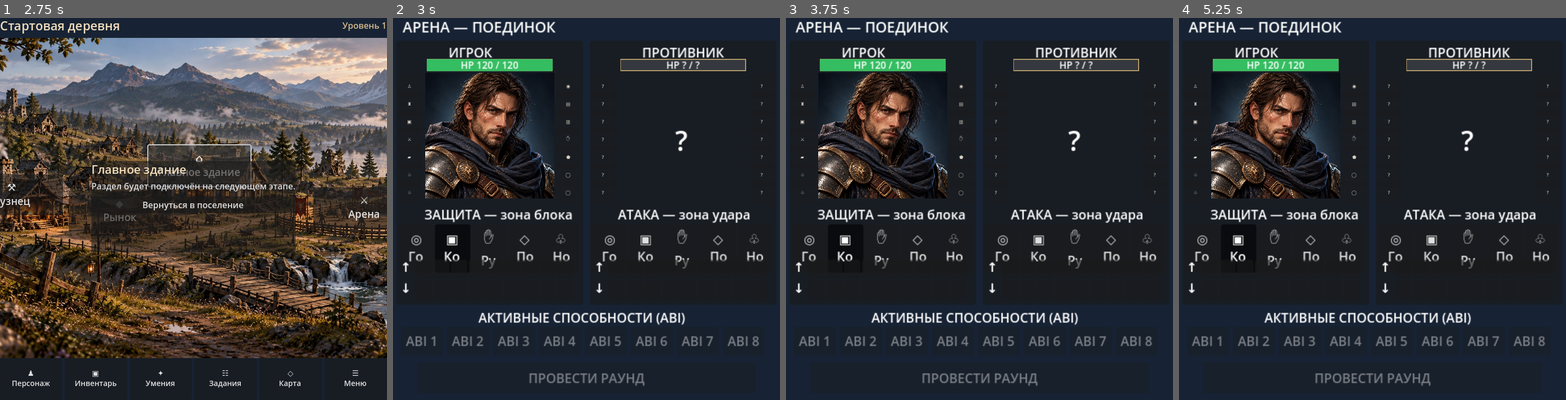
Above: before the commit, frames 1-4 (left to right).
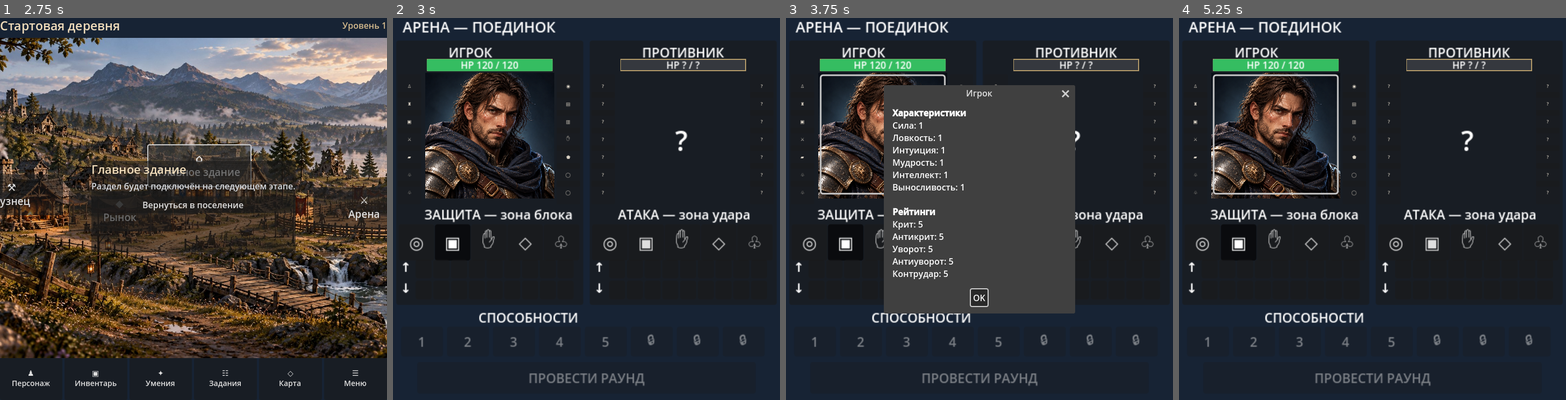
Above: after the commit, the same moments.

Repository: Archoniou1987/Battle-of-Artheon
Game: Godot game, scene res://scenes/main/main.tscn
Two runs of this game, one before a commit and one after it. Both use one fixed random seed, a clock stepped at 60 frames per second and the inputs below.
Inputs (mouse positions are in pixels of both pictures, inside the frame that each line leads up to):
- Up to frame 1 (2.75 s): click "⚒ Кузнец" at 0.5 s; click "◆ Рынок" at 1.25 s; click "⌂ Главное здание" at 2 s
- Up to frame 2 (3 s): click "⚔ Арена" at 2.75 s
- Up to frame 3 (3.75 s): click (882, 132) at 3.52 s
- Up to frame 4 (5.25 s): click (1469, 132) at 4.27 s; click (1372, 296) at 5 s, where only the run after the commit has a clickable "OK"

Frame 1 is identical in both runs. In frame 2, 3.2% of the frame differs, in the area x 3-96%, y 55-87%; in frame 3, 32%, in the area x 3-96%, y 14-87%; in frame 4, 4.0%.

Commit message:
Batch arena UI: five ABI slots, fighter rating popups and side-by-side effect tabs

Diff:
--- a/ui/arena/arena_screen.gd
+++ b/ui/arena/arena_screen.gd
@@ -34,6 +34,14 @@
 var enemy_slots: Dictionary = {}
 var hp_label: Label
 var tabs: TabContainer
+var fighter_popup: AcceptDialog
+var fighter_popup_text: RichTextLabel
+var disclosed_enemy_stats: Dictionary = {}
+var disclosed_enemy_ratings: Dictionary = {}
+var disclosed_enemy_equipment: Dictionary = {}
+const RATING_KEYS := ["crit_chance_rating", "anti_crit_rating", "dodge_rating", "anti_dodge_rating", "hit_chance_rating", "manual_block_rating", "shield_auto_block_rating", "block_penetration_rating", "armour_penetration_rating", "counterattack_rating"]
+const RATING_NAMES := {"crit_chance_rating":"Крит", "anti_crit_rating":"Антикрит", "dodge_rating":"Уворот", "anti_dodge_rating":"Антиуворот", "hit_chance_rating":"Точность", "manual_block_rating":"Ручной блок", "shield_auto_block_rating":"Автоблок", "block_penetration_rating":"Пробивание блока", "armour_penetration_rating":"Пробивание брони", "counterattack_rating":"Контрудар"}
+const PRIMARY_NAMES := {"STR":"Сила", "DEX":"Ловкость", "INTU":"Интуиция", "WIS":"Мудрость", "INT":"Интеллект", "END":"Выносливость"}
 
 func _init(p_character: CharacterState = null, p_repository: ItemRepository = null) -> void:
 	character = p_character
@@ -74,14 +82,38 @@
 	tabs.size_flags_vertical = Control.SIZE_EXPAND_FILL
 	log_column.add_child(tabs)
 	for title in ["Журнал", "Баффы", "Дебаффы"]:
-		var page := RichTextLabel.new()
-		page.name = title
-		page.bbcode_enabled = true
-		page.size_flags_vertical = Control.SIZE_EXPAND_FILL
-		page.text = "Арена готова. Боевые события появятся после подключения CombatEngine." if title == "Журнал" else "Нет доступных данных об эффектах."
-		tabs.add_child(page)
 		if title == "Журнал":
+			var page := RichTextLabel.new()
+			page.name = title
+			page.bbcode_enabled = true
+			page.size_flags_vertical = Control.SIZE_EXPAND_FILL
+			page.text = "Арена готова. Боевые события появятся после подключения CombatEngine."
+			tabs.add_child(page)
 			log_view = page
+		else:
+			var comparison := HBoxContainer.new()
+			comparison.name = title
+			comparison.size_flags_vertical = Control.SIZE_EXPAND_FILL
+			tabs.add_child(comparison)
+			for fighter_name in ["Игрок", "Противник"]:
+				var column := VBoxContainer.new()
+				column.size_flags_horizontal = Control.SIZE_EXPAND_FILL
+				comparison.add_child(column)
+				var heading := Label.new()
+				heading.text = fighter_name
+				column.add_child(heading)
+				var details := Label.new()
+				details.text = "Нет активных эффектов" if fighter_name == "Игрок" else "Нет известных эффектов"
+				details.autowrap_mode = TextServer.AUTOWRAP_WORD_SMART
+				column.add_child(details)
+	fighter_popup = AcceptDialog.new()
+	fighter_popup.title = "Характеристики"
+	fighter_popup.min_size = Vector2i(340, 370)
+	add_child(fighter_popup)
+	fighter_popup_text = RichTextLabel.new()
+	fighter_popup_text.bbcode_enabled = true
+	fighter_popup_text.custom_minimum_size = Vector2(310, 330)
+	fighter_popup.add_child(fighter_popup_text)
 	resized.connect(_apply_layout)
 	_apply_layout()
 	refresh()
@@ -95,7 +127,7 @@
 	_build_fighter(Vector2(4, 34), true)
 	_build_fighter(Vector2(244, 34), false)
 	var ability_title := Label.new()
-	ability_title.text = "АКТИВНЫЕ СПОСОБНОСТИ (ABI)"
+	ability_title.text = "СПОСОБНОСТИ"
 	ability_title.position = Vector2(106, 366)
 	square_content.add_child(ability_title)
 	var abilities := HBoxContainer.new()
@@ -105,9 +137,10 @@
 	for index in range(8):
 		var button := Button.new()
 		button.custom_minimum_size = Vector2(52, 36)
-		button.text = "ABI %d" % (index + 1)
+		button.text = str(index + 1) if index < 5 else "🔒"
+		button.tooltip_text = "Активная способность %d" % (index + 1) if index < 5 else "Резервный слот"
 		button.toggle_mode = true
-		button.disabled = true # Enabled when the character's actual ABI loadout is wired.
+		button.disabled = true # Five agreed active slots; three reserved, no gameplay effect.
 		abilities.add_child(button)
 	round_button = Button.new()
 	round_button.text = "ПРОВЕСТИ РАУНД"
@@ -137,6 +170,13 @@
 	if is_player and ResourceLoader.exists(AVATAR_PATH):
 		portrait.texture = load(AVATAR_PATH)
 	inner.add_child(portrait)
+	var inspect := Button.new()
+	inspect.flat = true
+	inspect.position = Vector2(40, 44)
+	inspect.custom_minimum_size = Vector2(152, 145)
+	inspect.tooltip_text = "Посмотреть характеристики"
+	inspect.pressed.connect(_show_fighter_details.bind(is_player))
+	inner.add_child(inspect)
 	if not is_player:
 		var hidden := Label.new()
 		hidden.text = "?"
@@ -194,7 +234,8 @@
 	for index in range(ZONES.size()):
 		var zone: String = ZONES[index]
 		var button := Button.new()
-		button.text = ZONE_ICONS[index] + "\n" + ZONE_NAMES[index].substr(0, 2)
+		button.text = ZONE_ICONS[index]
+		button.add_theme_font_size_override("font_size", 21)
 		button.tooltip_text = ZONE_NAMES[index]
 		button.custom_minimum_size = Vector2(44, 38)
 		button.toggle_mode = true
@@ -222,6 +263,41 @@
 		effects_rows[("player_" if is_player else "enemy_") + row_type] = row
 	_update_zone_buttons()
 
+## UI-only disclosure contract. Callers must provide ratings computed from visible
+## primary stats and disclosed equipment; never pass combatant totals here.
+func set_disclosed_enemy(primary_stats: Dictionary, ratings: Dictionary, equipment: Dictionary = {}) -> void:
+	disclosed_enemy_stats = primary_stats.duplicate(true)
+	disclosed_enemy_ratings = ratings.duplicate(true)
+	disclosed_enemy_equipment = equipment.duplicate(true)
+	for slot in enemy_slots:
+		var item: Dictionary = disclosed_enemy_equipment.get(slot, {})
+		(enemy_slots[slot] as ItemIcon).set_item(item, String(SLOT_SYMBOLS.get(slot, "◇")) if not item.is_empty() else "?")
+
+func _show_fighter_details(is_player: bool) -> void:
+	var primary: Dictionary = {}
+	var ratings: Dictionary = {}
+	if is_player and character != null and repository != null:
+		primary = character.effective_stats(repository)
+		ratings = CharacterStatsService.snapshot(character, repository)
+	elif not is_player:
+		primary = disclosed_enemy_stats
+		ratings = disclosed_enemy_ratings
+	fighter_popup.title = "Игрок" if is_player else "Противник"
+	var lines: PackedStringArray = []
+	lines.append("[b]Характеристики[/b]")
+	for key in PRIMARY_NAMES:
+		if primary.has(key):
+			lines.append("%s: %s" % [PRIMARY_NAMES[key], str(primary[key])])
+	lines.append("")
+	lines.append("[b]Рейтинги[/b]")
+	for key in RATING_KEYS:
+		if ratings.has(key):
+			lines.append("%s: %s" % [RATING_NAMES[key], str(ratings[key])])
+	if primary.is_empty() and ratings.is_empty():
+		lines.append("Нет доступных характеристик")
+	fighter_popup_text.text = "\n".join(lines)
+	fighter_popup.popup_centered()
+
 func _select_zone(is_player: bool, zone: String) -> void:
 	var index := ZONES.find(zone)
 	if is_player:
@@ -290,7 +366,8 @@
 		icon.set_item(item, String(SLOT_SYMBOLS.get(slot, "◇")), instance_id != null)
 	for slot in enemy_slots:
 		var icon := enemy_slots[slot] as ItemIcon
-		icon.set_item({}, "?")
+		var disclosed: Dictionary = disclosed_enemy_equipment.get(slot, {})
+		icon.set_item(disclosed, String(SLOT_SYMBOLS.get(slot, "◇")) if not disclosed.is_empty() else "?")
 	if character != null and repository != null and hp_label != null:
 		var snapshot := CharacterCombatBuilder.build(character, repository)
 		_update_hp(hp_bars["player"], hp_label, snapshot.hp, snapshot.max_hp)
